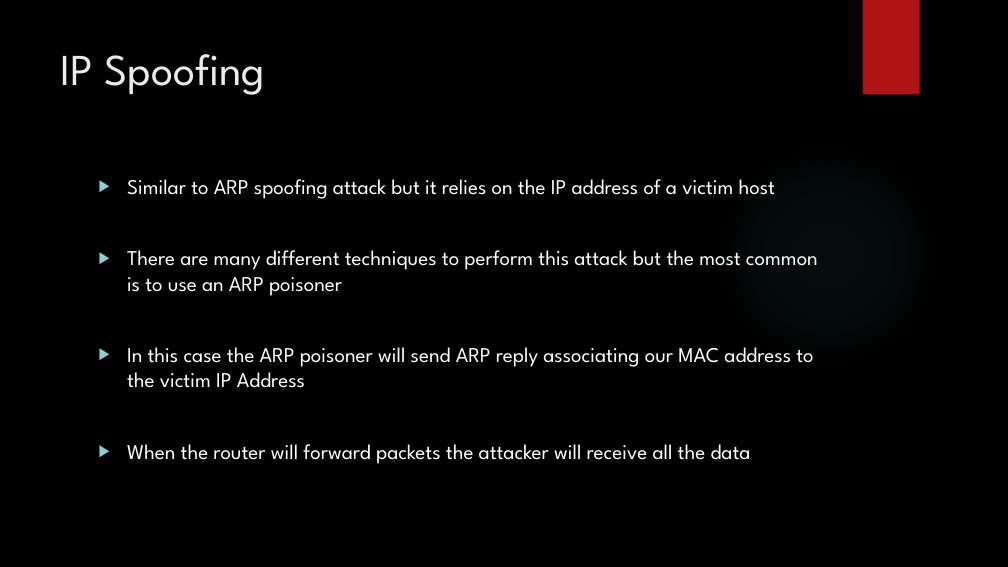
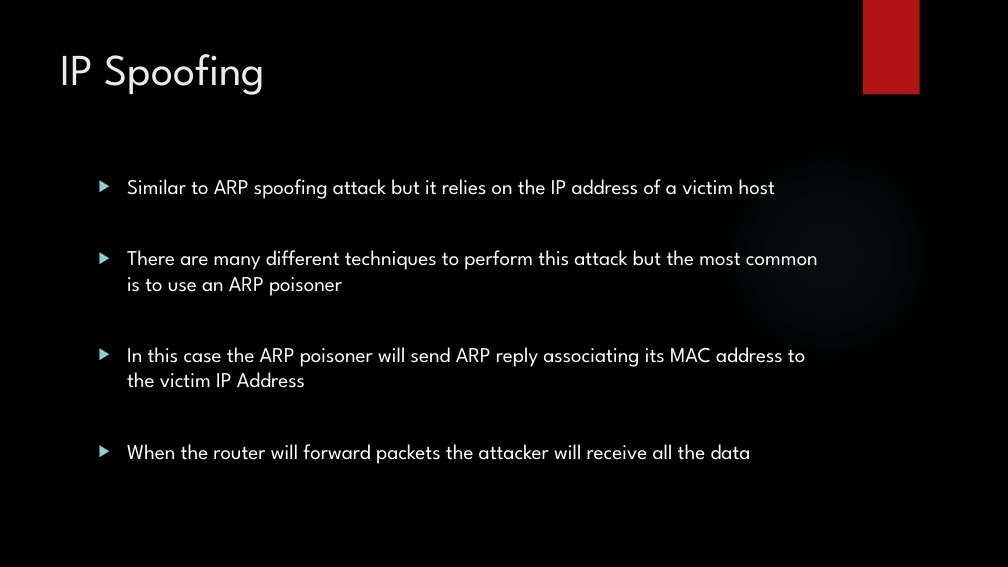
Before and after one commit to DeMaCS-UNICAL/NetworkSecurity, a slide deck: slide 2 of esercitazioni/Laboratory_22-23/Session_6/Lab_06_Slides.pptx. Drawn at 1008x567 pixels with LibreOffice and Linux fonts; fonts in the diff are those of the drawing; background and template pictures are left out. Boxes give left, top, right and bottom in pixels: in the first picture for what was removed or moved away, otherwise in the second. Text is boxed around its words. In the diff, an @@ line names an element or a change of style, - is before the commit and + after.

Commit message:
updated slides

```diff
--- a/esercitazioni/Laboratory_22-23/Session_6/Lab_06_Slides.pptx
+++ b/esercitazioni/Laboratory_22-23/Session_6/Lab_06_Slides.pptx
@@ text at (127, 347, 805, 388): text changed @@
-▶ In this case the ARP poisoner will send ARP reply associating our MAC address to the victim IP Address
+▶ In this case the ARP poisoner will send ARP reply associating its MAC address to the victim IP Address
```
Also in this commit, not shown: 1 other slide changed, 1 slide added, 1 other file.
